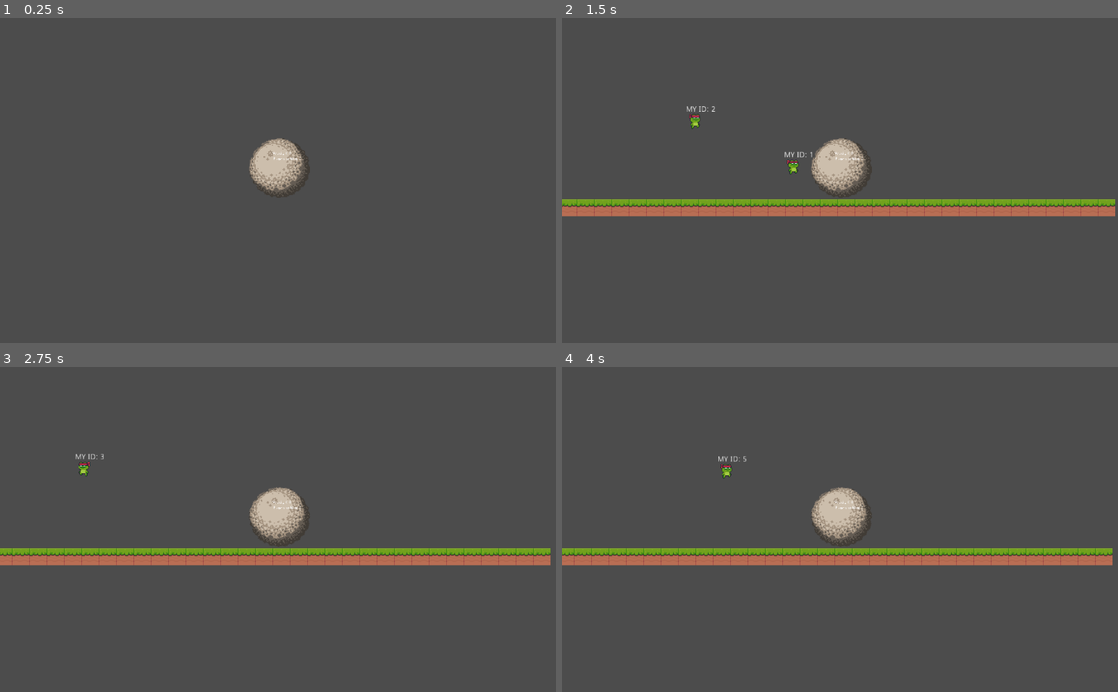
Above: before the commit, frames 1-4 (two rows, left to right).
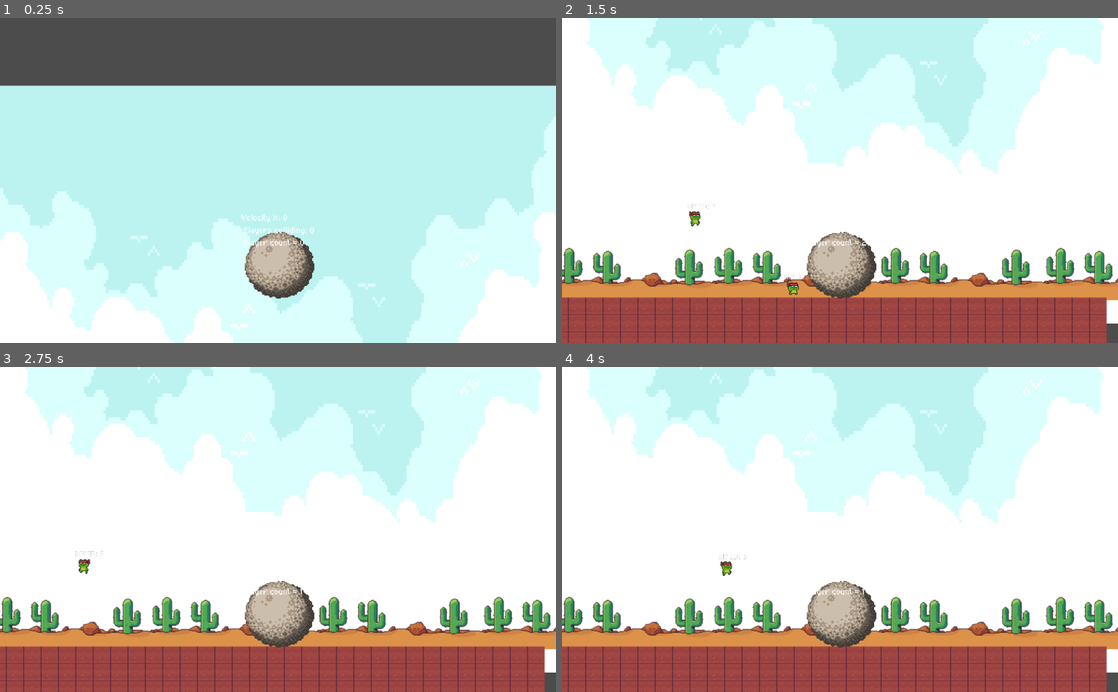
Above: after the commit, the same moments.

Repository: ryofac/theROCK
Game: Godot game, scene res://Level/MainLevel.tscn
Same seed, same stepped clock (60 frames per second), same inputs: the game is played once before the commit and once after it.
Inputs:
- Up to frame 1 (0.25 s): no input
- Up to frame 2 (1.5 s): hold D (move_right) from 0.53 s (still down); tap J (delete_player) at 0.6 s; tap Space (jump) at 0.77 s; tap K (spawn_player) at 0.8, 1.35 s
- Up to frame 3 (2.75 s): tap Space (jump) at 1.52 s; tap J (delete_player) at 1.55, 2.1 s; release D (move_right) at 2.03 s; hold A (move_left) from 2.03 s (still down); tap K (spawn_player) at 2.3 s
- Up to frame 4 (4 s): release A (move_left) at 2.78 s; hold D (move_right) from 2.78 s (still down); tap K (spawn_player) at 2.85, 3.8 s; tap Space (jump) at 3.02, 3.77 s; tap J (delete_player) at 3.05, 3.6 s

The runs differ from the first frame. In frame 1, 79% of the frame differs, in the area x 0-100%, y 20-100%; in frame 2, 99%; in frame 3, 99%, in the area x 0-100%, y 0-100%; in frame 4, 99%.

Commit message:
Updating the assets

Diff:
--- a/Actors/MainCharacter.tscn
+++ b/Actors/MainCharacter.tscn
@@ -9,94 +9,117 @@
 extents = Vector2( 10, 15 )
 
 [sub_resource type="AtlasTexture" id=2]
+flags = 4
 atlas = ExtResource( 2 )
 region = Rect2( 0, 0, 32, 32 )
 
 [sub_resource type="AtlasTexture" id=3]
+flags = 4
 atlas = ExtResource( 2 )
 region = Rect2( 32, 0, 32, 32 )
 
 [sub_resource type="AtlasTexture" id=4]
+flags = 4
 atlas = ExtResource( 2 )
 region = Rect2( 64, 0, 32, 32 )
 
 [sub_resource type="AtlasTexture" id=5]
+flags = 4
 atlas = ExtResource( 2 )
 region = Rect2( 96, 0, 32, 32 )
 
 [sub_resource type="AtlasTexture" id=6]
+flags = 4
 atlas = ExtResource( 2 )
 region = Rect2( 128, 0, 32, 32 )
 
 [sub_resource type="AtlasTexture" id=7]
+flags = 4
 atlas = ExtResource( 2 )
 region = Rect2( 160, 0, 32, 32 )
 
 [sub_resource type="AtlasTexture" id=8]
+flags = 4
 atlas = ExtResource( 2 )
 region = Rect2( 192, 0, 32, 32 )
 
 [sub_resource type="AtlasTexture" id=9]
+flags = 4
 atlas = ExtResource( 2 )
 region = Rect2( 224, 0, 32, 32 )
 
 [sub_resource type="AtlasTexture" id=10]
+flags = 4
 atlas = ExtResource( 2 )
 region = Rect2( 256, 0, 32, 32 )
 
 [sub_resource type="AtlasTexture" id=11]
+flags = 4
 atlas = ExtResource( 2 )
 region = Rect2( 288, 0, 32, 32 )
 
 [sub_resource type="AtlasTexture" id=12]
+flags = 4
 atlas = ExtResource( 2 )
 region = Rect2( 320, 0, 32, 32 )
 
 [sub_resource type="AtlasTexture" id=13]
+flags = 4
 atlas = ExtResource( 4 )
 region = Rect2( 0, 0, 32, 32 )
 
 [sub_resource type="AtlasTexture" id=14]
+flags = 4
 atlas = ExtResource( 4 )
 region = Rect2( 32, 0, 32, 32 )
 
 [sub_resource type="AtlasTexture" id=15]
+flags = 4
 atlas = ExtResource( 4 )
 region = Rect2( 64, 0, 32, 32 )
 
 [sub_resource type="AtlasTexture" id=16]
+flags = 4
 atlas = ExtResource( 4 )
 region = Rect2( 96, 0, 32, 32 )
 
 [sub_resource type="AtlasTexture" id=17]
+flags = 4
 atlas = ExtResource( 4 )
 region = Rect2( 128, 0, 32, 32 )
 
 [sub_resource type="AtlasTexture" id=18]
+flags = 4
 atlas = ExtResource( 4 )
 region = Rect2( 160, 0, 32, 32 )
 
 [sub_resource type="AtlasTexture" id=19]
+flags = 4
 atlas = ExtResource( 4 )
 region = Rect2( 192, 0, 32, 32 )
 
 [sub_resource type="AtlasTexture" id=20]
+flags = 4
 atlas = ExtResource( 4 )
 region = Rect2( 224, 0, 32, 32 )
 
 [sub_resource type="AtlasTexture" id=21]
+flags = 4
 atlas = ExtResource( 4 )
 region = Rect2( 256, 0, 32, 32 )
 
 [sub_resource type="AtlasTexture" id=22]
+flags = 4
 atlas = ExtResource( 4 )
 region = Rect2( 288, 0, 32, 32 )
 
 [sub_resource type="AtlasTexture" id=23]
+flags = 4
 atlas = ExtResource( 4 )
 region = Rect2( 320, 0, 32, 32 )
 
 [sub_resource type="AtlasTexture" id=24]
+flags = 4
 atlas = ExtResource( 4 )
 region = Rect2( 352, 0, 32, 32 )
 
@@ -121,9 +144,7 @@
 [sub_resource type="RectangleShape2D" id=26]
 extents = Vector2( 11, 10 )
 
-[node name="Player" type="KinematicBody2D" groups=[
-"player",
-]]
+[node name="Player" type="KinematicBody2D" groups=["player"]]
 position = Vector2( 0, -17 )
 collision_mask = 7
 script = ExtResource( 1 )
--- a/Actors/Rock.gd
+++ b/Actors/Rock.gd
@@ -2,6 +2,7 @@
 class_name Rock
 
 var velocity = Vector2.ZERO
+var stopped = velocity.x == 0
 
 
 func _physics_process(delta):
@@ -13,16 +14,19 @@
 		Global.players_colliding = []
 	velocity.y += gravity * delta
 
-	# ======= APROACH VELOCITY ======= => move_towards manual
-	var _newVel = apply_impulse_velocity();
+	# ======= APROACH VELOCITY ======= => move_towards manuals
+	var _newVel = 0
+
+	if len(Global.players_colliding) > 1: # "Static Atrite"
+		_newVel = apply_impulse_velocity();
+
 	var _dif = abs(_newVel - velocity.x);
 	var _sign = sign(_newVel - velocity.x)
-	var _acc = 5 if _sign > 0 else 1
+	var _acc = 10 if _sign > 0 else 1
 	if (_dif > _acc):
 		velocity.x += _acc * _sign
 	else:
 		velocity.x = _newVel
-
 	velocity = move_and_slide(velocity, Vector2.UP)
 
 
--- a/Actors/therock.tscn
+++ b/Actors/therock.tscn
@@ -5,14 +5,14 @@
 [ext_resource path="res://PIXELADE.TTF" type="DynamicFontData" id=3]
 
 [sub_resource type="DynamicFont" id=3]
-size = 12
+size = 32
 font_data = ExtResource( 3 )
 
 [sub_resource type="Theme" id=4]
 default_font = SubResource( 3 )
 
 [sub_resource type="RectangleShape2D" id=5]
-extents = Vector2( 9.63493, 58.9542 )
+extents = Vector2( 9.63493, 56.5856 )
 
 [node name="TheRock" type="KinematicBody2D" groups=["rock"]]
 scale = Vector2( 0.650236, 0.639526 )
@@ -20,15 +20,14 @@
 script = ExtResource( 1 )
 
 [node name="RockSprite" type="Sprite" parent="."]
-position = Vector2( 0.253449, 0.741494 )
-scale = Vector2( 0.675212, 0.673911 )
+scale = Vector2( 0.770141, 0.752302 )
 texture = ExtResource( 2 )
 
 [node name="Label" type="Label" parent="."]
-margin_left = -19.2624
-margin_top = -65.2516
-margin_right = 20.7377
-margin_bottom = -51.2517
+margin_left = -107.653
+margin_top = -190.766
+margin_right = 115.347
+margin_bottom = -126.766
 theme = SubResource( 4 )
 
 [node name="RayCast2D" type="RayCast2D" parent="."]
@@ -39,6 +38,6 @@
 cast_to = Vector2( 52.9039, -0.0521078 )
 
 [node name="CollisionShape2D" type="CollisionShape2D" parent="."]
-position = Vector2( 12.3032, 1.56366 )
+position = Vector2( -2.86102e-06, 8.2092 )
 scale = Vector2( 6.86355, -1.4853 )
 shape = SubResource( 5 )
--- a/Level/Controller.gd
+++ b/Level/Controller.gd
@@ -1,17 +1,14 @@
 extends Node
-var rockNode : Node
+
 export var playerScene : PackedScene
 
+onready var rockNode = get_parent().get_node("TheRock")
 onready var camera = get_parent().get_node("TheRock/Camera2D")
 
 
-# Called when the node enters the scene tree for the first time.
-func _ready():
-	pass
-
 func _spawn_player(_x, _y):
+	var player = playerScene.instance()
 	Global.players_spawned += 1
-	var player = playerScene.instance()
 	player.add_to_group("player")
 	player.position.x = _x
 	player.position.y = _y
@@ -23,11 +20,19 @@
 
 func _process(delta):
 	var players = get_tree().get_nodes_in_group("player")
-	if Input.is_action_just_pressed("spawn_player"):
-		_spawn_player(rand_range(camera.global_position.x - 200, camera.global_position.x - 400), rand_range(camera.global_position.y - 100, camera.global_position.y - 200))
+	var player_count = len(players)
+
+	if player_count <= 50:
+		if Input.is_action_just_pressed("spawn_player"):
+			# Spawn player
+			_spawn_player(rand_range(camera.global_position.x - 200, camera.global_position.x - 400), rand_range(camera.global_position.y - 100, camera.global_position.y - 200))
+	else:
+		print("Não pode haver mais de 50 players na tela!")
+	get_parent().get_node("TheRock/Label").text += '\n Player count = ' + str(player_count) if player_count <= 50 else "\nNão pode haver mais que 50 jogadores!"
+
 	if Input.is_action_just_pressed("delete_player"):
-		print(players)
 		delete_random_player(players)
+
 
 
 func delete_random_player(player_list):
--- a/Level/MainLevel.gd
+++ b/Level/MainLevel.gd
@@ -1,11 +1,11 @@
 extends TileMap
 
-var UPDATE_RATE = 32
+var UPDATE_RATE = 30
 
 func _ready():
-	for i in range(32):
-		_create_tile(i, 20)
-
+	for i in range(1, 4):
+		for cell_x in range(0, 32):
+			_create_tile(cell_x, 20 + i)
 
 func _process(delta):
 	var posx = get_node("TheRock/Camera2D").global_position.x
@@ -18,12 +18,12 @@
 	_create_tile(int(rand_range(10, 20)), int(rand_range(10, 20)))
 
 
-func _create_tile(_x,_y):
-	set_cell(_x, _y, 0)
+func _create_tile(_x,_y, type=0):
+	set_cell(_x, _y, type)
 
 
-func _delete_tile(_x, _y):
-	set_cell(_x, _y, -1)
+func _delete_tile(_x, _y, type=0):
+	set_cell(_x, _y, type)
 
 
 func adjust_terrain():
@@ -35,9 +35,11 @@
 	var border = get_node("TheRock").velocity.x / 2
 
 	# Delete BORDER tiles to the left:
-	for cell_x in range(0, cx - border):
-		_delete_tile(cell_x, 20)
+	for i in range(1, 4):
+		for cell_x in range(0, cx - border):
+			_delete_tile(cell_x, 20, 1) if i <= 0 else _delete_tile(cell_x, 20 + i, 0)
 
 	# Delete BORDER tiles to the right:
-	for cell_x in range(cx, cx + border):
-		_create_tile(cell_x, 20)
+	for i in range(1, 4):
+		for cell_x in range(cx, cx + border):
+			_create_tile(cell_x, 20, 1) if i <= 0 else _create_tile(cell_x, 20 + i, 0)
--- a/Level/MainLevel.tscn
+++ b/Level/MainLevel.tscn
@@ -1,49 +1,35 @@
-[gd_scene load_steps=10 format=2]
+[gd_scene load_steps=11 format=2]
 
-[ext_resource path="res://Pixel Adventure 1/Free/Terrain/Terrain (16x16).png" type="Texture" id=1]
+[ext_resource path="res://Sky_desert1-1.png" type="Texture" id=1]
 [ext_resource path="res://Level/MainLevel.gd" type="Script" id=2]
 [ext_resource path="res://Level/Controller.gd" type="Script" id=3]
 [ext_resource path="res://Actors/MainCharacter.tscn" type="PackedScene" id=4]
 [ext_resource path="res://Actors/therock.tscn" type="PackedScene" id=5]
-
-[sub_resource type="ConvexPolygonShape2D" id=1]
-points = PoolVector2Array( 32, 32, 0, 32, 0, 0, 32, 0 )
+[ext_resource path="res://Pixel Adventure 1/Free/Terrain/Terrain (16x16).png" type="Texture" id=6]
+[ext_resource path="res://o certo.png" type="Texture" id=7]
 
 [sub_resource type="ConvexPolygonShape2D" id=2]
-points = PoolVector2Array( -224, 0, -224, 0, -224, 32, -224, 32 )
+points = PoolVector2Array( 0, 0, 32, 0, 32, 32, 0, 32 )
 
 [sub_resource type="ConvexPolygonShape2D" id=3]
 points = PoolVector2Array( 0, 0, 32, 0, 32, 32, 0, 32 )
 
-[sub_resource type="TileSet" id=4]
+[sub_resource type="TileSet" id=1]
 0/name = "Terrain (16x16).png 0"
-0/texture = ExtResource( 1 )
+0/texture = ExtResource( 6 )
 0/tex_offset = Vector2( 0, 0 )
 0/modulate = Color( 1, 1, 1, 1 )
-0/region = Rect2( 97, 0, 32, 32 )
-0/tile_mode = 2
-0/autotile/icon_coordinate = Vector2( 0, 0 )
-0/autotile/tile_size = Vector2( 32, 32 )
-0/autotile/spacing = 0
-0/autotile/occluder_map = [  ]
-0/autotile/navpoly_map = [  ]
-0/autotile/priority_map = [  ]
-0/autotile/z_index_map = [  ]
+0/region = Rect2( 96, 79, 32, 32 )
+0/tile_mode = 0
 0/occluder_offset = Vector2( 0, 0 )
 0/navigation_offset = Vector2( 0, 0 )
 0/shape_offset = Vector2( 0, 0 )
 0/shape_transform = Transform2D( 1, 0, 0, 1, 0, 0 )
-0/shape = SubResource( 1 )
+0/shape = SubResource( 2 )
 0/shape_one_way = false
 0/shape_one_way_margin = 1.0
 0/shapes = [ {
 "autotile_coord": Vector2( 0, 0 ),
-"one_way": false,
-"one_way_margin": 1.0,
-"shape": SubResource( 1 ),
-"shape_transform": Transform2D( 1, 0, 0, 1, 0, 0 )
-}, {
-"autotile_coord": Vector2( 8, 0 ),
 "one_way": false,
 "one_way_margin": 1.0,
 "shape": SubResource( 2 ),
@@ -51,10 +37,10 @@
 } ]
 0/z_index = 0
 1/name = "Terrain (16x16).png 1"
-1/texture = ExtResource( 1 )
+1/texture = ExtResource( 6 )
 1/tex_offset = Vector2( 0, 0 )
 1/modulate = Color( 1, 1, 1, 1 )
-1/region = Rect2( 289, 64, 32, 32 )
+1/region = Rect2( 96, 64, 32, 32 )
 1/tile_mode = 0
 1/occluder_offset = Vector2( 0, 0 )
 1/navigation_offset = Vector2( 0, 0 )
@@ -73,10 +59,10 @@
 1/z_index = 0
 
 [node name="TileMap" type="TileMap"]
-tile_set = SubResource( 4 )
+tile_set = SubResource( 1 )
 cell_size = Vector2( 32, 32 )
-collision_layer = 4
-collision_mask = 3
+show_collision = true
+collision_mask = 7
 format = 1
 script = ExtResource( 2 )
 
@@ -85,9 +71,33 @@
 playerScene = ExtResource( 4 )
 
 [node name="TheRock" parent="." instance=ExtResource( 5 )]
-position = Vector2( 520, 93 )
+position = Vector2( 536, 170 )
 
 [node name="Camera2D" type="Camera2D" parent="TheRock"]
 position = Vector2( -4.18243, 36.4743 )
 scale = Vector2( 0.506904, 0.49433 )
+offset = Vector2( 0, -180 )
 current = true
+
+[node name="ParallaxBackground" type="ParallaxBackground" parent="."]
+
+[node name="ParallaxLayer" type="ParallaxLayer" parent="ParallaxBackground"]
+motion_mirroring = Vector2( 1080, 0 )
+
+[node name="TextureRect" type="TextureRect" parent="ParallaxBackground/ParallaxLayer"]
+show_behind_parent = true
+margin_top = -128.0
+margin_right = 1082.0
+margin_bottom = 720.0
+texture = ExtResource( 1 )
+expand = true
+
+[node name="ParallaxLayer2" type="ParallaxLayer" parent="ParallaxBackground"]
+motion_mirroring = Vector2( 1080, 0 )
+
+[node name="TextureRect" type="TextureRect" parent="ParallaxBackground/ParallaxLayer2"]
+margin_left = -6.0
+margin_top = 500.0
+margin_right = 1074.0
+margin_bottom = 615.0
+texture = ExtResource( 7 )
Binary file added: Sky_desert1-1.png
Not shown, added: Sky_desert1-1.png.import
Binary file added: o certo.png
Not shown, added: o certo.png.import
Binary file added: ochao.png
Not shown, added: ochao.png.import
